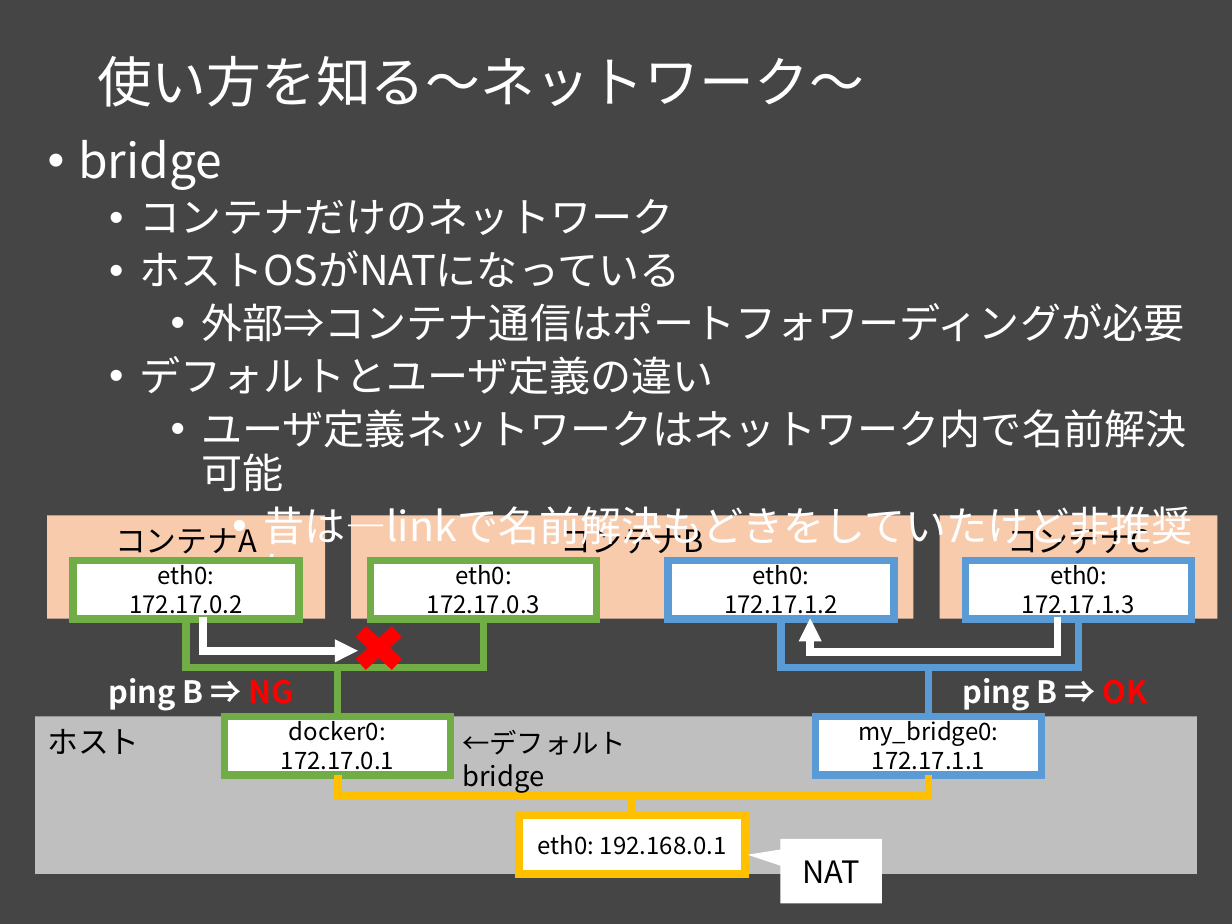
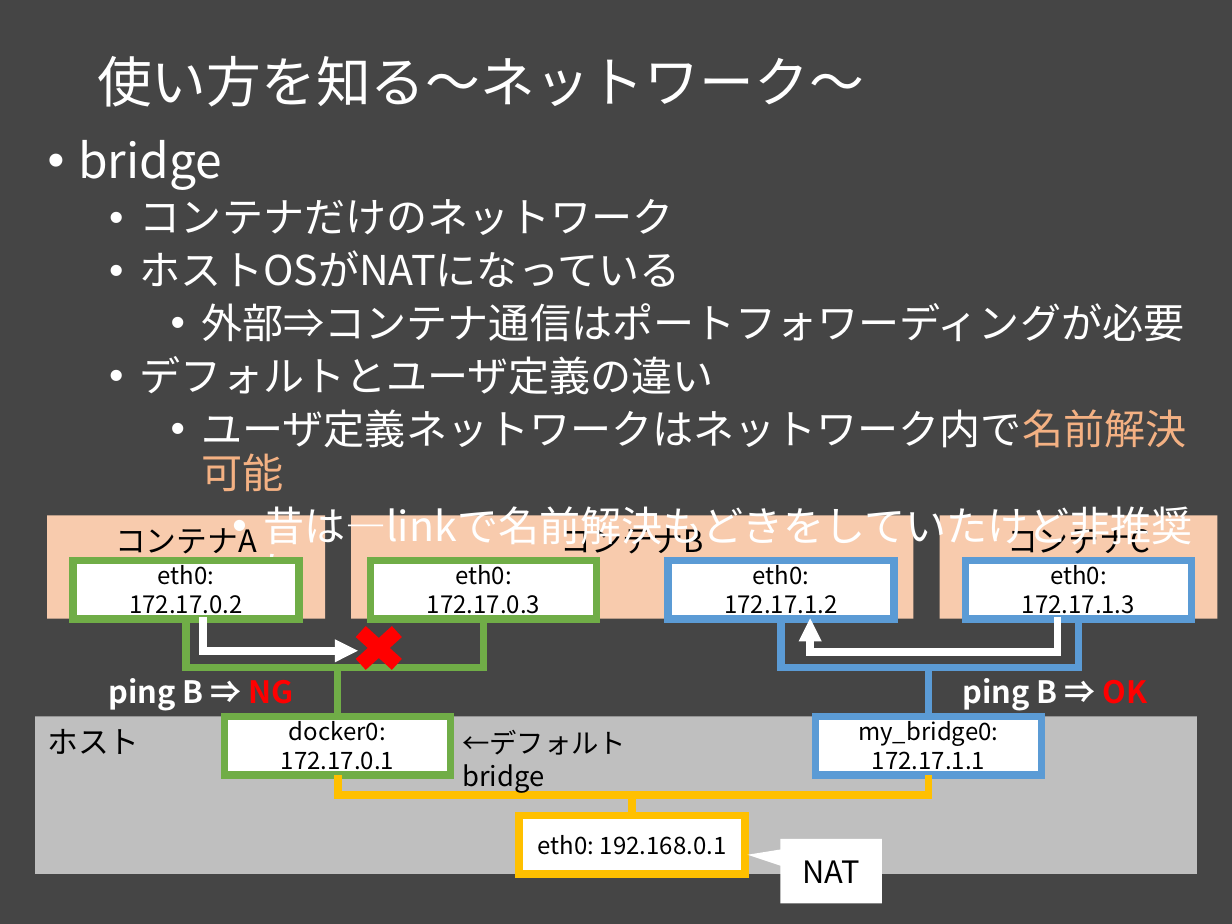
Before and after one commit to msntts/workshop_docker, a slide deck: slide 30 of doc/docker勉強会Vol1(Dockerの基本).pptx. Drawn at 1232x924 pixels with LibreOffice and Linux fonts; fonts in the diff are those of the drawing. Boxes give left, top, right and bottom in pixels: in the first picture for what was removed or moved away, otherwise in the second. Text is boxed around its words. In the diff, an @@ line names an element or a change of style, - is before the commit and + after.

```diff
--- a/doc/docker勉強会Vol1(Dockerの基本).pptx
+++ b/doc/docker勉強会Vol1(Dockerの基本).pptx
@@ text at (202, 409, 1187, 491): text colour #FFFFFF to #F4B183 in "ユーザ定義ネットワークはネットワーク内で名前解決可能" @@
```
Also in this commit, not shown: 2 other files.
